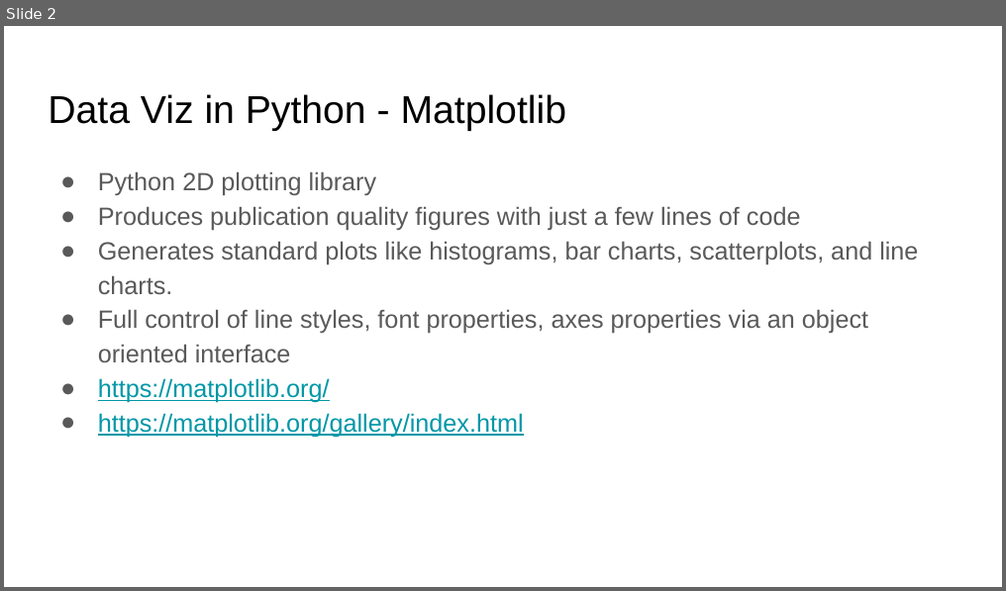
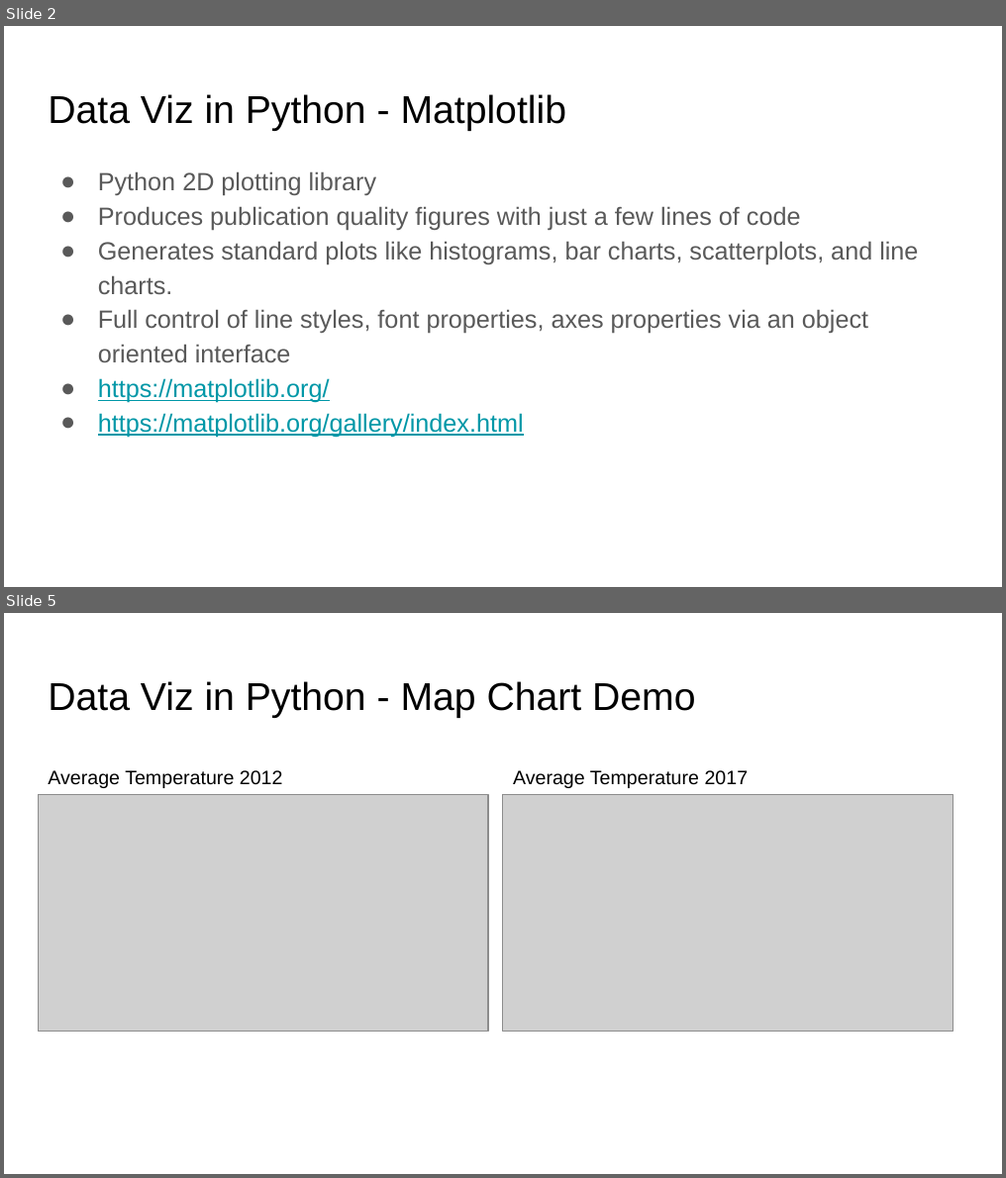
Before and after one commit to arbogdan/datafest_2019, a slide deck: 2019/python/viz/Data Visualization in Python.pptx. Shown one above the other, each under a label of ours: slide 2 before the commit, slides 2 and 5 after it; the slides between them are not shown. The pictures are 1006x591 and 1006x1178 pixels, drawn with LibreOffice and Linux fonts; fonts in the diff are those of the drawing; grey boxes stand for pictures. Boxes give left, top, right and bottom in pixels: in the first picture for what was removed or moved away, otherwise in the second. Text is boxed around its words. In the diff, an @@ line names an element or a change of style, - is before the commit and + after.

```diff
--- a/2019/python/viz/Data Visualization in Python.pptx
+++ b/2019/python/viz/Data Visualization in Python.pptx
@@ slide 5 added at box(4, 613, 1002, 1174), background #FFFFFF @@
@@ title added at box(48, 681, 695, 718), 28 pt, text #000000 @@
+Data Viz in Python - Map Chart Demo
@@ text added at box(48, 770, 283, 788), 14 pt, text #000000 @@
+Average Temperature 2012
@@ text added at box(513, 770, 748, 788), 14 pt, text #000000 @@
+Average Temperature 2017
@@ picture added at box(38, 794, 488, 1032) @@
@@ picture added at box(503, 794, 953, 1032) @@
```
Also in this commit, not shown: 1 slide changed, 2 other slides added, 1 slide removed, 6 other files.
